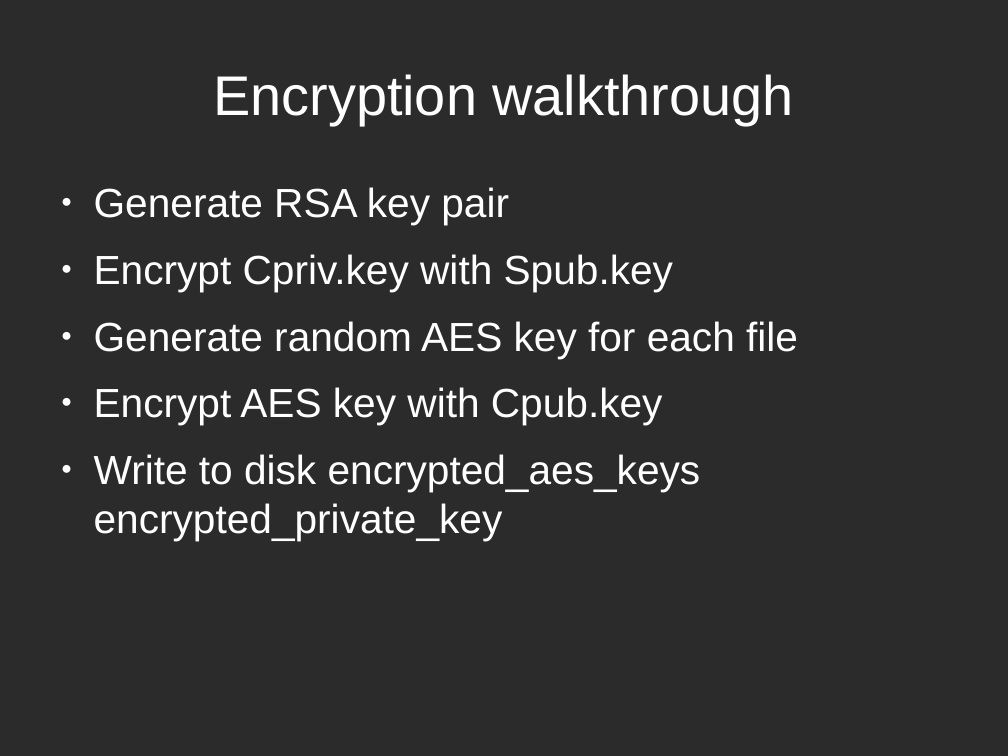
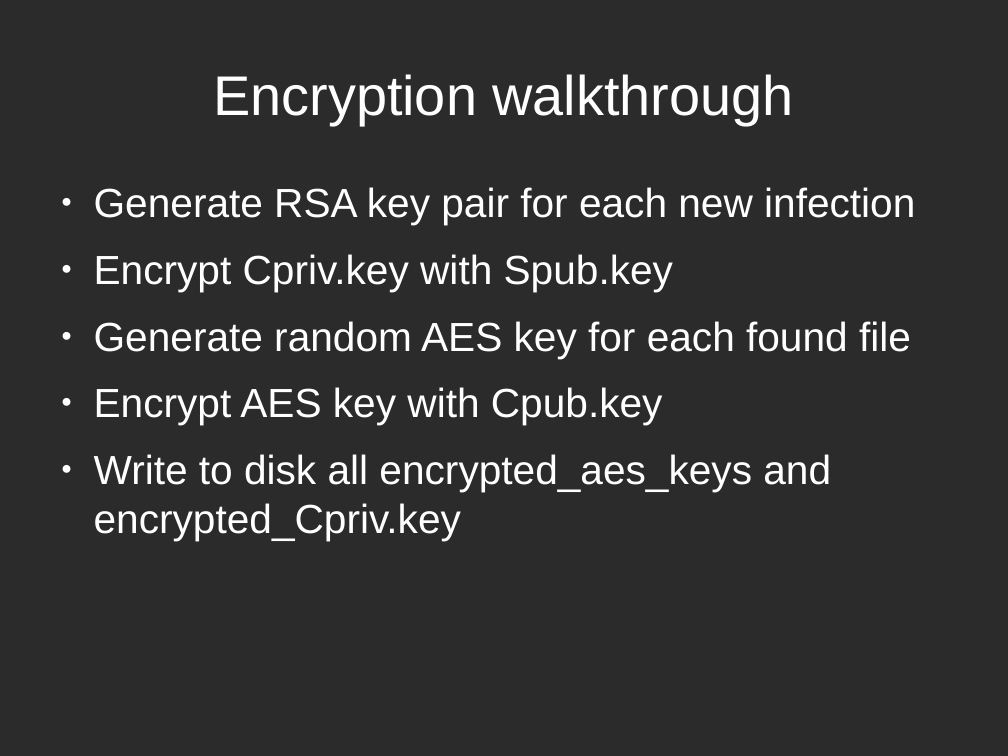
Before and after one commit to tarcisio-marinho/GonnaCry, a slide deck: slide 8 of Python/talk/na_beira_do_rio.odp (slide 5 before the commit). Drawn at 1008x756 pixels with LibreOffice and Linux fonts; fonts in the diff are those of the drawing; background and template pictures are left out; a plain dark background stands for a picture behind light text. Boxes give left, top, right and bottom in pixels: in the first picture for what was removed or moved away, otherwise in the second. Text is boxed around its words. In the diff, an @@ line names an element or a change of style, - is before the commit and + after.

```diff
--- a/Python/talk/na_beira_do_rio.odp
+++ b/Python/talk/na_beira_do_rio.odp
@@ text at (x1=94, y1=187, x2=915, y2=225): text changed @@
-● Generate RSA key pair
+● Generate RSA key pair for each new infection
@@ text at (x1=94, y1=321, x2=911, y2=358): text changed @@
-● Generate random AES key for each file
+● Generate random AES key for each found file
@@ text at (x1=94, y1=454, x2=831, y2=541): text changed @@
-● Write to disk encrypted_aes_keys encrypted_private_key
+● Write to disk all encrypted_aes_keys and encrypted_Cpriv.key
```
Also in this commit, not shown: 5 other slides changed, 4 slides added.
